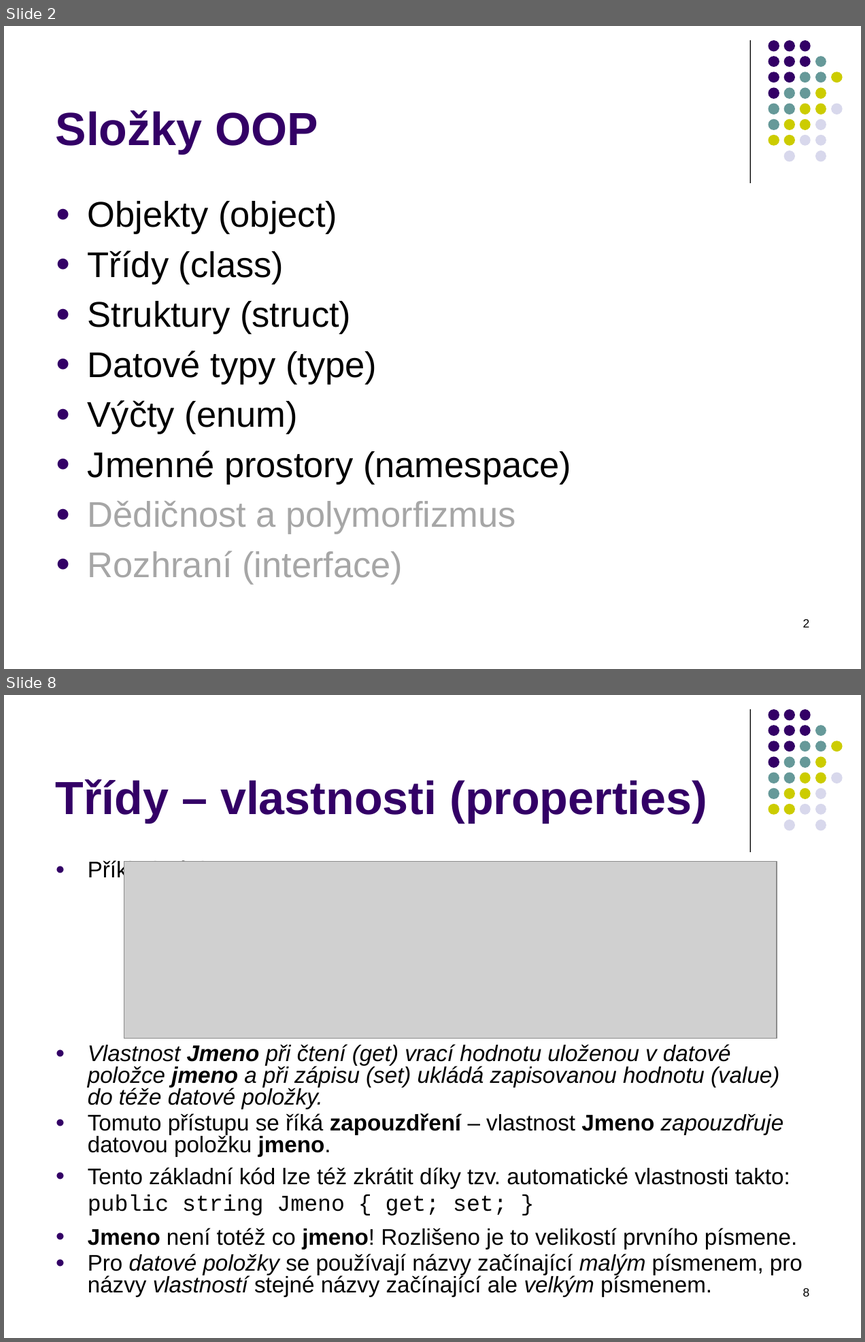
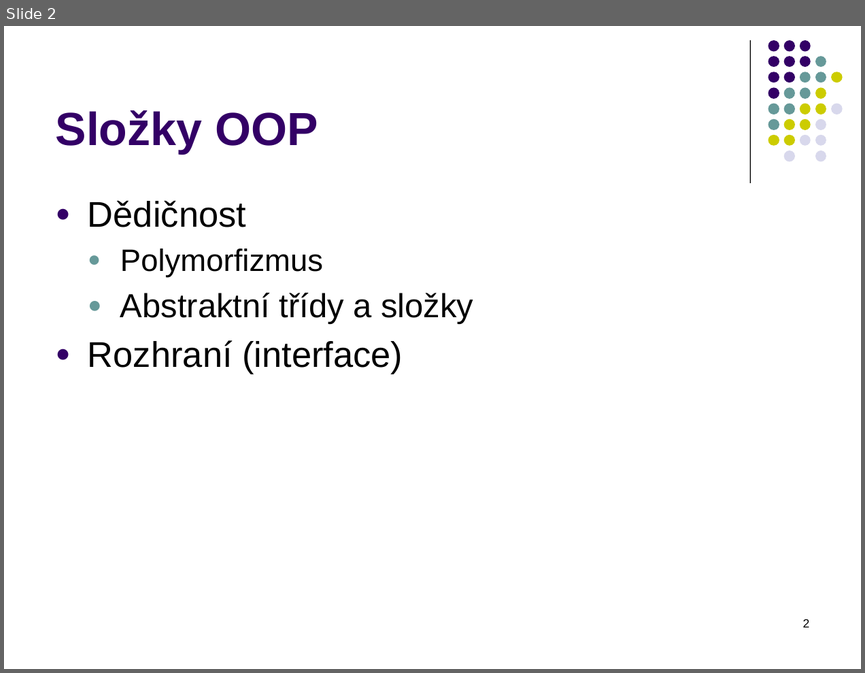
Before and after one commit to PetrVobornik/prednasky, a slide deck: Xamarin.Forms/01-OOP-a-NET/OOP-2-dedicnost.ppsx. Shown one above the other, each under a label of ours: slides 2 and 8 before the commit, slide 2 after it; the slides between them are not shown. The pictures are 865x1342 and 865x673 pixels, drawn with LibreOffice and Linux fonts; fonts in the diff are those of the drawing; grey boxes stand for pictures. Boxes give left, top, right and bottom in pixels: in the first picture for what was removed or moved away, otherwise in the second. Text is boxed around its words. In the diff, an @@ line names an element or a change of style, - is before the commit and + after.

```diff
--- a/Xamarin.Forms/01-OOP-a-NET/OOP-2-dedicnost.ppsx
+++ b/Xamarin.Forms/01-OOP-a-NET/OOP-2-dedicnost.ppsx
@@ slide 8 removed at box(4, 695, 861, 1338), background #FFFFFF; not listed: 32 template elements that a slide beside it also shows @@
@@ title removed at box(56, 779, 707, 823) @@
-Třídy – vlastnosti (properties)
@@ text removed at box(88, 860, 802, 1297) @@
-● Příklad zápisu:
-● Vlastnost Jmeno při čtení (get) vrací hodnotu uloženou v datové položce jmeno a při zápisu (set) ukládá zapisovanou hodnotu (value) do téže datové položky.
-● Tomuto přístupu se říká zapouzdření – vlastnost Jmeno zapouzdřuje datovou položku jmeno.
-● Tento základní kód lze též zkrátit díky tzv. automatické vlastnosti takto:
-  public string Jmeno { get; set; }
-● Jmeno není totéž co jmeno! Rozlišeno je to velikostí prvního písmene.
-● Pro datové položky se používají názvy začínající malým písmenem, pro názvy vlastností stejné názvy začínající ale velkým písmenem.
@@ picture removed at box(124, 861, 776, 1038) @@
@@ page number removed at box(803, 1287, 810, 1296) @@
-8
@@ slide 2 changed as well @@
@@ text at box(88, 200, 473, 324): text changed; size 30 to 28 pt @@
-● Objekty (object)
-● Třídy (class)
-● Struktury (struct)
-● Datové typy (type)
-● Výčty (enum)
-● Jmenné prostory (namespace)
-● Dědičnost a polymorfizmus
+● Dědičnost
+  ● Polymorfizmus
+  ● Abstraktní třídy a složky
@@ text at box(88, 340, 402, 374): text colour #A6A6A6 to #000000 in "Rozhraní (interface)" @@
```
Also in this commit, not shown: 4 other slides changed, 8 slides added, 21 other slides removed, 1 other file.
